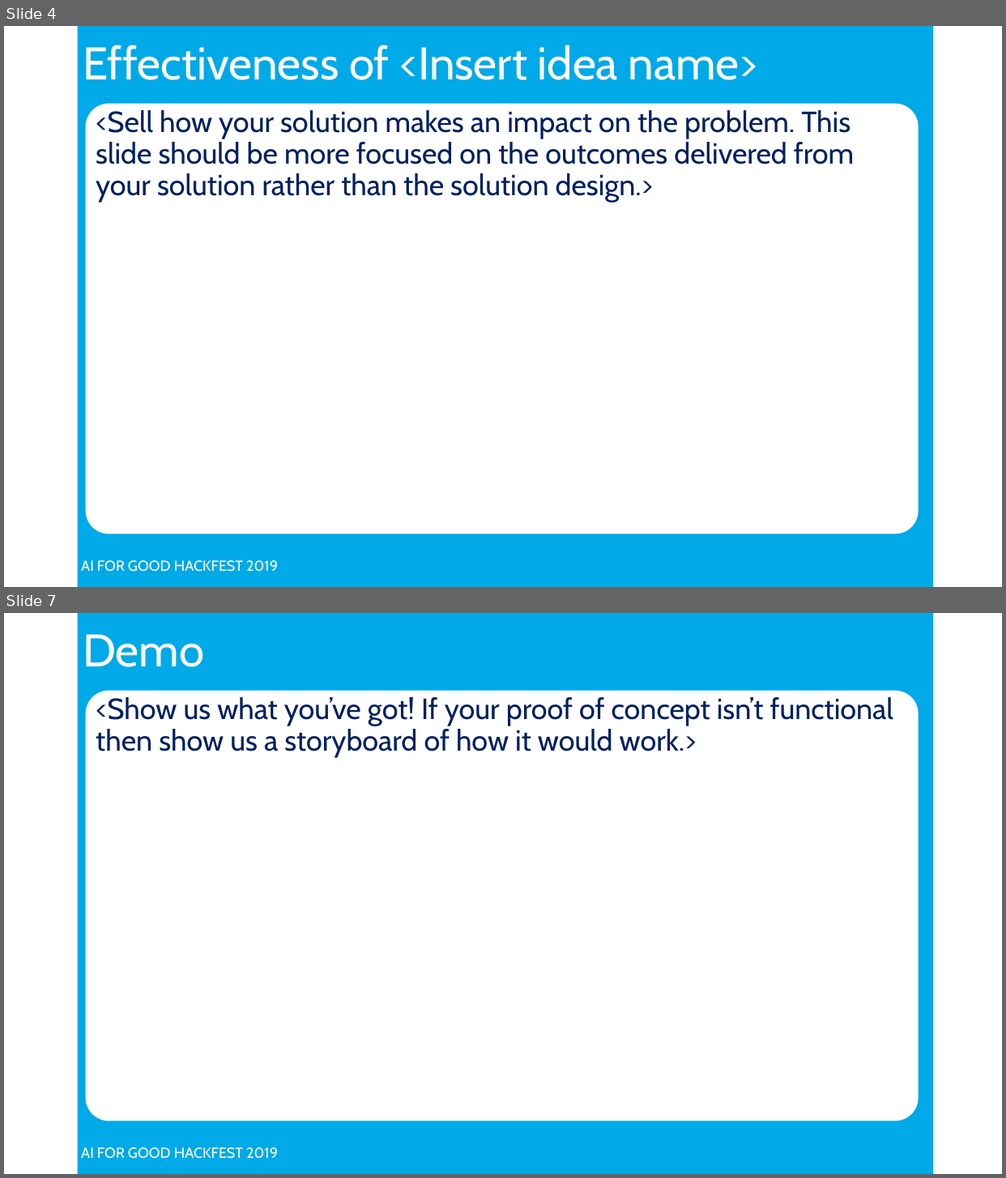
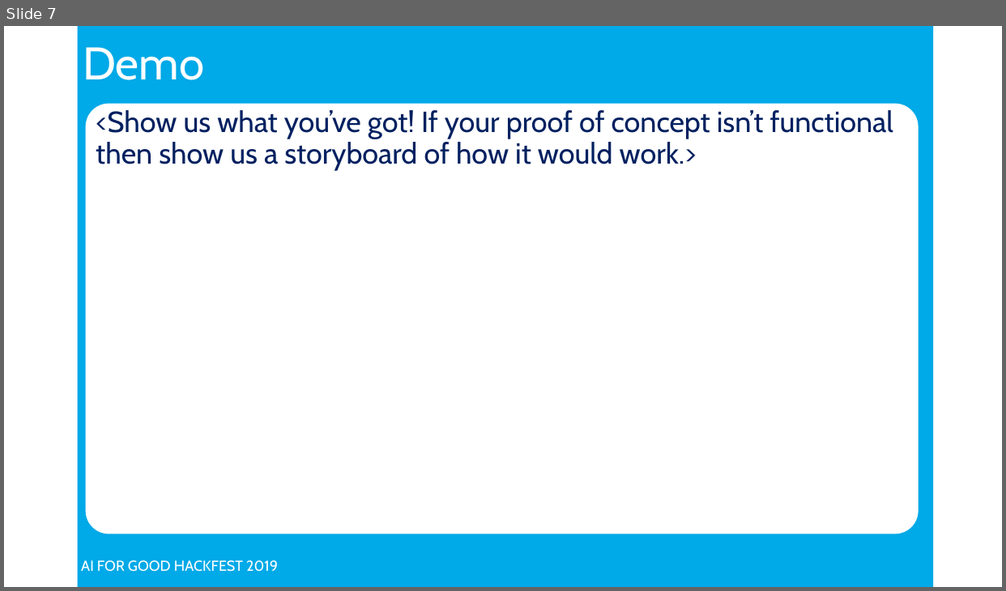
Before and after one commit to hannah-brydon/flight-climate, a slide deck: Hackfest-Presentation.pptx. Shown one above the other, each under a label of ours: slides 4 and 7 before the commit, slide 7 after it; the slides between them are not shown. The pictures are 1006x1178 and 1006x591 pixels, drawn with LibreOffice and Linux fonts; fonts in the diff are those of the drawing; background and template pictures are left out. Boxes give left, top, right and bottom in pixels: in the first picture for what was removed or moved away, otherwise in the second. Text is boxed around its words. In the diff, an @@ line names an element or a change of style, - is before the commit and + after.

```diff
--- a/Hackfest-Presentation.pptx
+++ b/Hackfest-Presentation.pptx
@@ slide 4 removed at (4, 26, 1002, 587), background #FFFFFF; not listed: 3 template elements that a slide beside it also shows @@
@@ title removed at (83, 45, 758, 80) @@
-Effectiveness of <Insert idea name>
@@ text removed at (96, 110, 854, 203) @@
-<Sell how your solution makes an impact on the problem. This slide should be more focused on the outcomes delivered from your solution rather than the solution design.>
```
Also in this commit, not shown: 2 slides changed, 4 slides added, 3 other slides removed, 1 other file.
